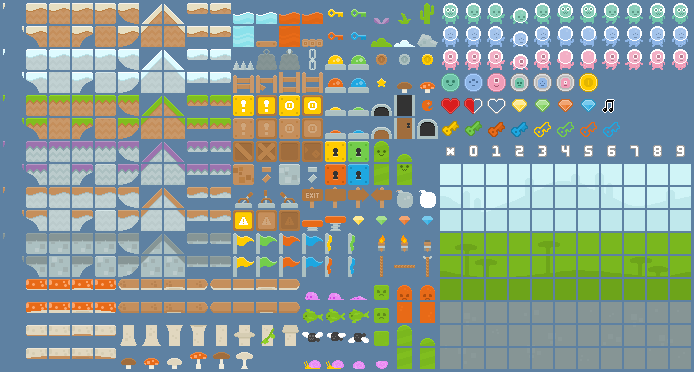
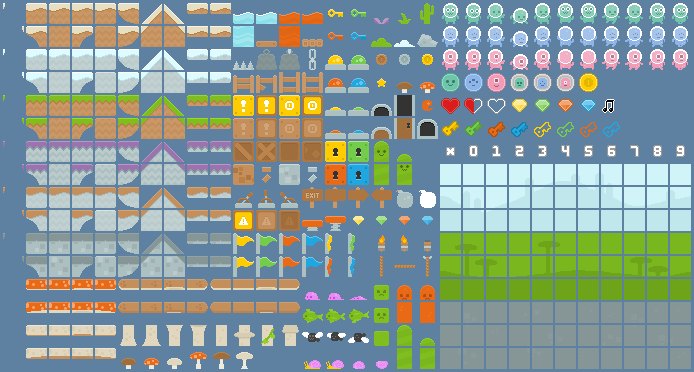
Revision of a layered 694×372 image; what changed, layer by layer:
painted on "spritesheet.png" over (x1=470, y1=9, x2=479, y2=16)
